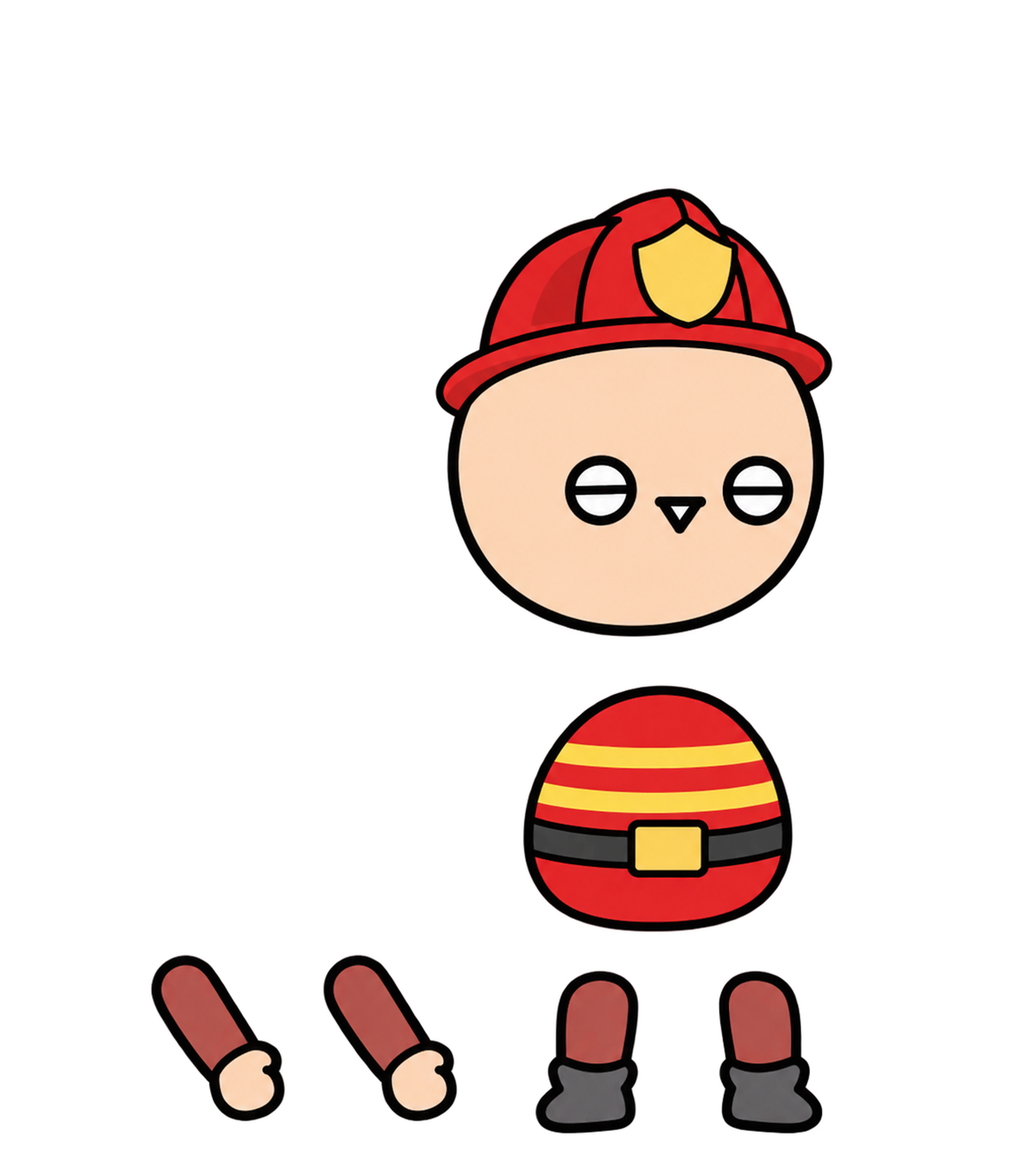
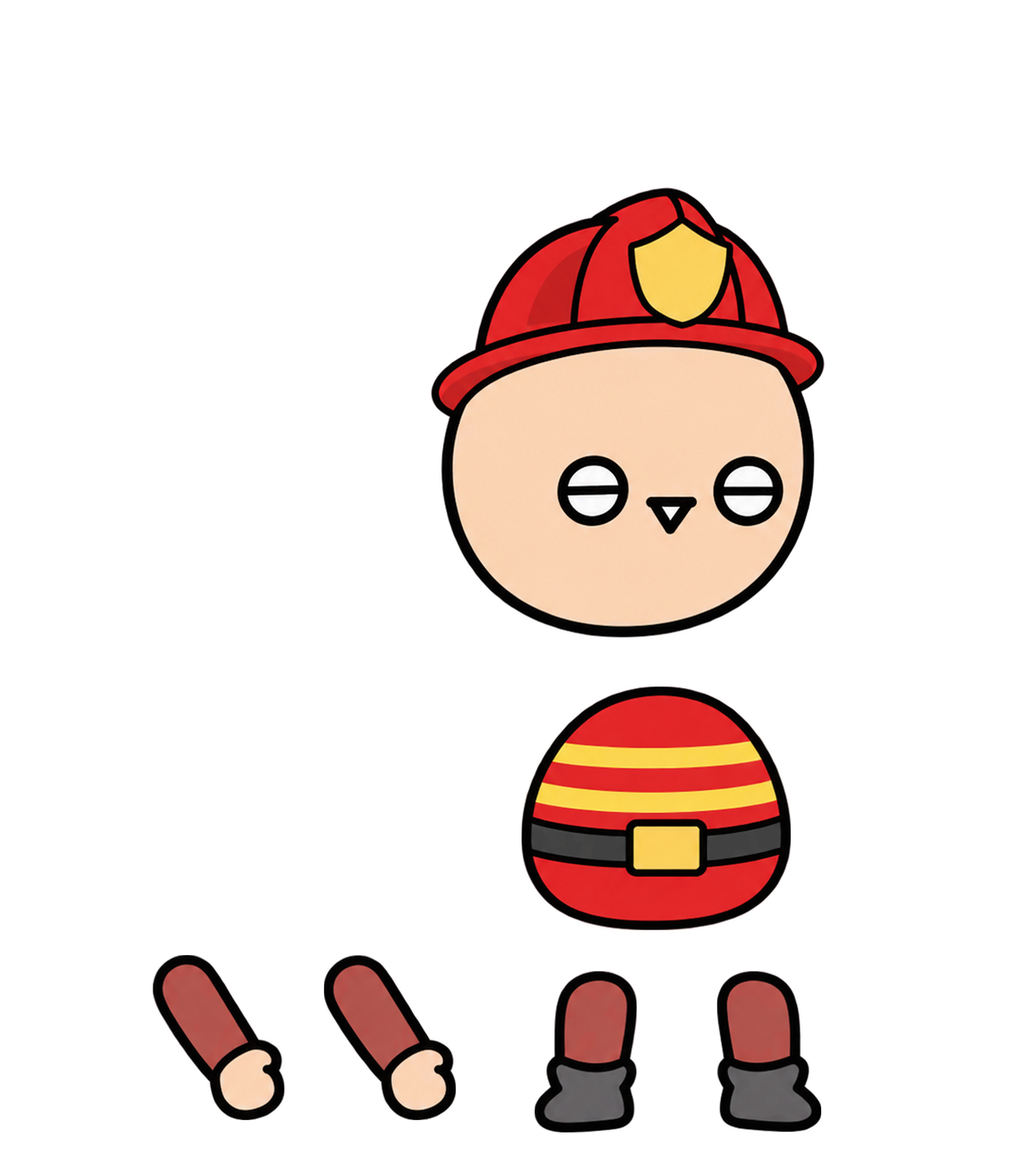
Layered file, before and after one edit (1036x1174). Changes by layer:
painted on "머리" over [430, 185, 835, 640]
painted on "몸통" over [521, 682, 795, 935]
painted on "팔1" over [149, 954, 288, 1123]
painted on "팔2" over [321, 954, 460, 1124]
painted on "다리1" over [532, 970, 639, 1136]
painted on "다리2" over [716, 970, 823, 1136]
